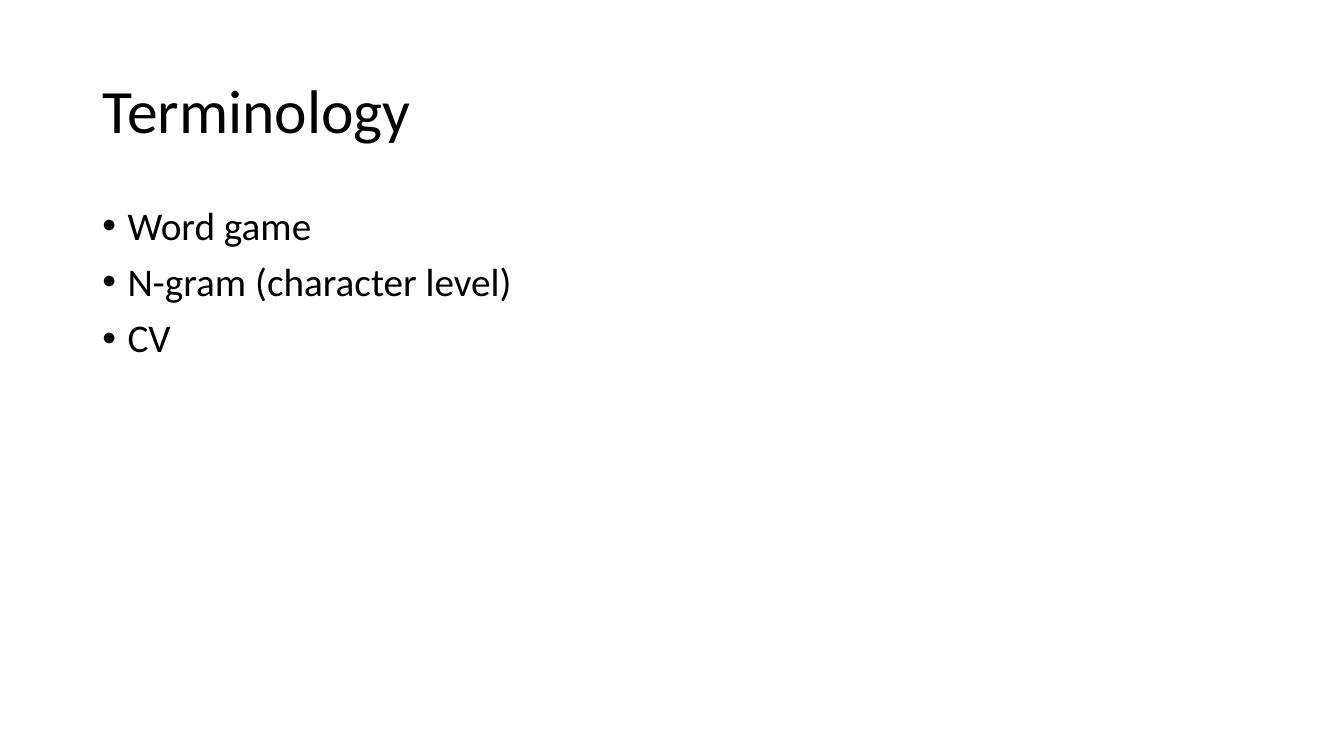
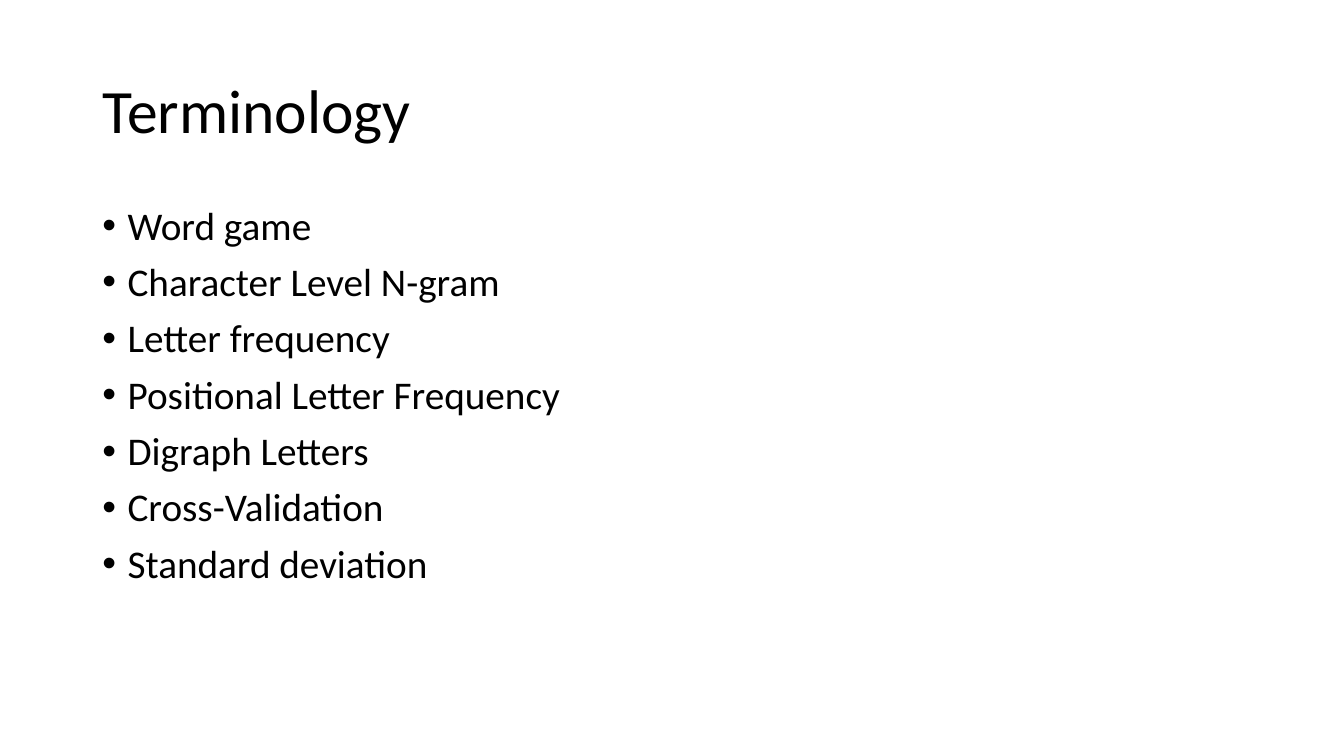
Before and after one commit to UlugbekSalaev/MatchingLetterGame, a slide deck: slide 3 of Presentation.pptx. Drawn at 1344x756 pixels with LibreOffice and Linux fonts; fonts in the diff are those of the drawing. Boxes give left, top, right and bottom in pixels: in the first picture for what was removed or moved away, otherwise in the second. Text is boxed around its words. In the diff, an @@ line names an element or a change of style, - is before the commit and + after.

```diff
--- a/Presentation.pptx
+++ b/Presentation.pptx
@@ text at (128, 268, 560, 579): text changed @@
-• N-gram (character level)
-• CV
+• Character Level N-gram
+• Letter frequency
+• Positional Letter Frequency
+• Digraph Letters
+• Cross-Validation
+• Standard deviation
```
Also in this commit, not shown: 4 other slides changed, 6 slides added, 3 slides removed, 4 other files.
